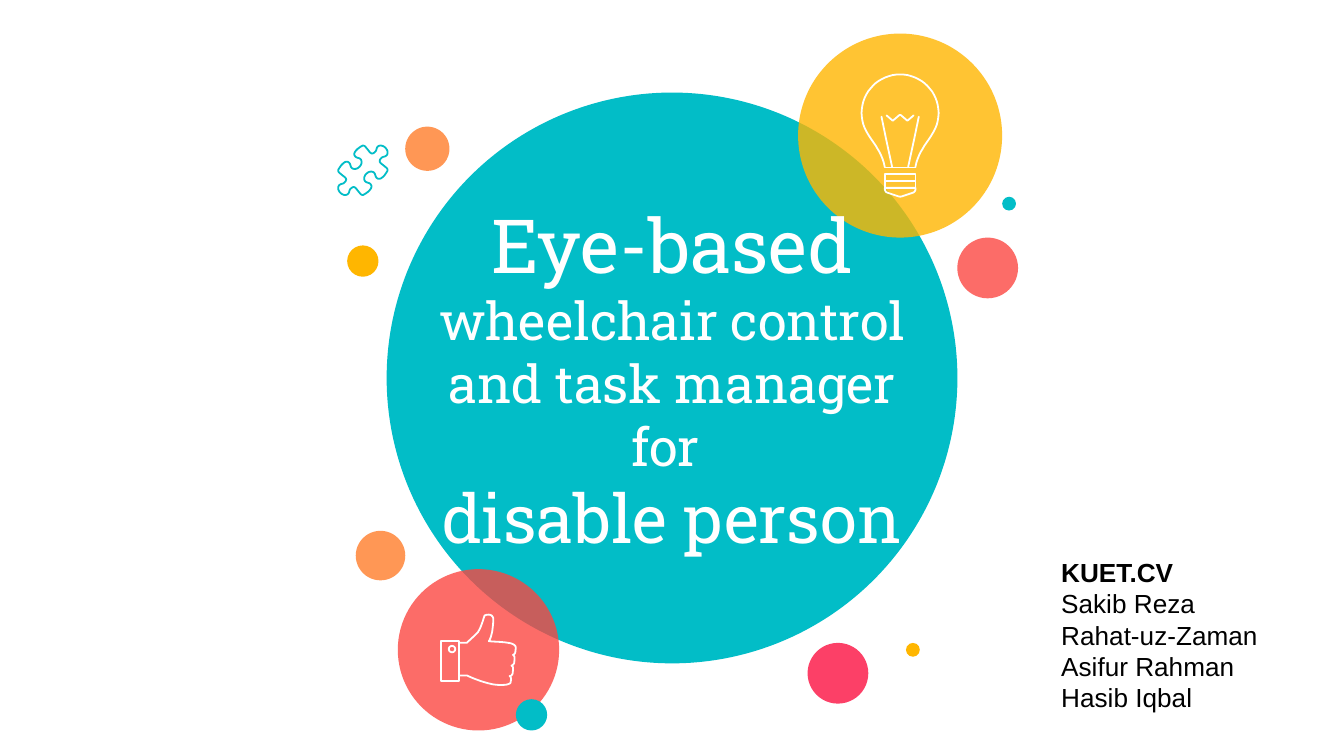
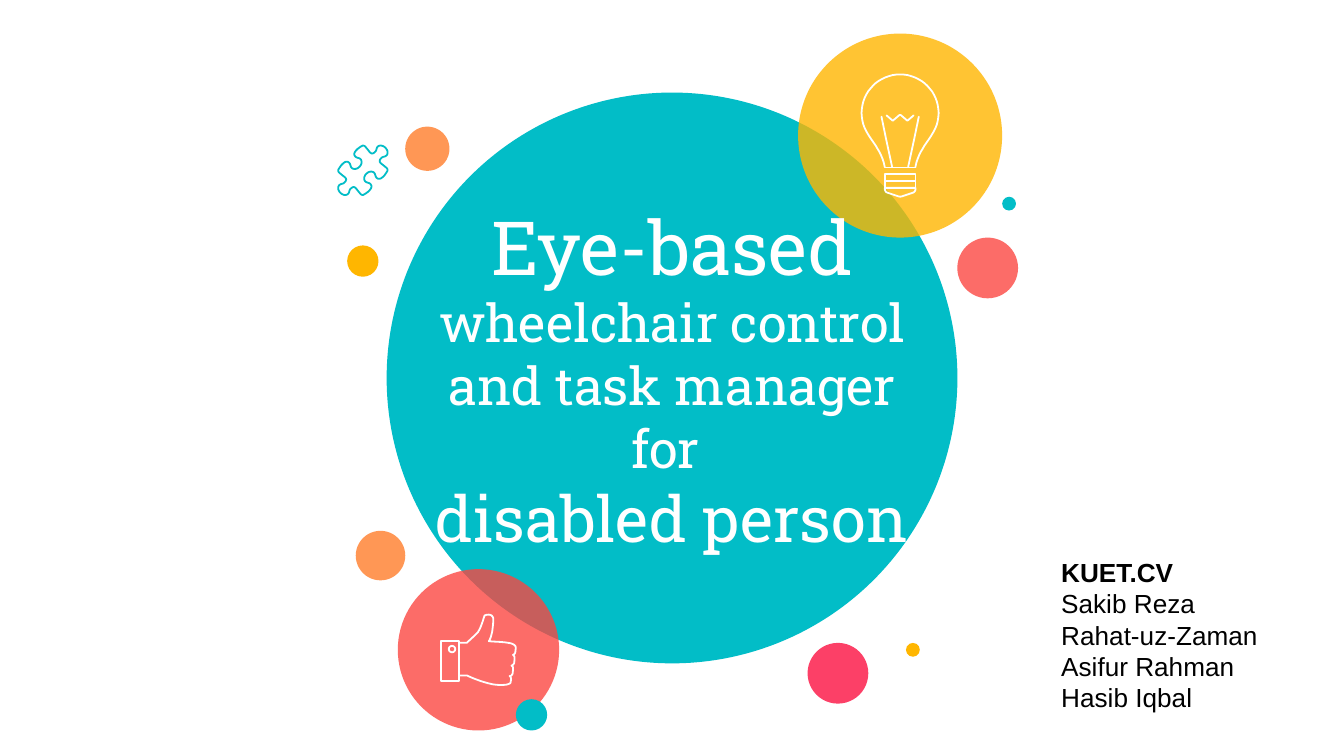
Before and after one commit to sakibreza/EyeTask-V1.0, a slide deck: slide 1 of Presentation/Presentation.pptx. Drawn at 1344x756 pixels with LibreOffice and Linux fonts; fonts in the diff are those of the drawing; background and template pictures are left out. Boxes give left, top, right and bottom in pixels: in the first picture for what was removed or moved away, otherwise in the second. Text is boxed around its words. In the diff, an @@ line names an element or a change of style, - is before the commit and + after.

```diff
--- a/Presentation/Presentation.pptx
+++ b/Presentation/Presentation.pptx
@@ title at <box>436,206,908,558</box>: text changed @@
-Eye-based wheelchair control and task manager for
-disable person
+Eye-based wheelchair control and task manager for
+disabled person
```
Also in this commit, not shown: 6 other slides changed, 1 other file.
